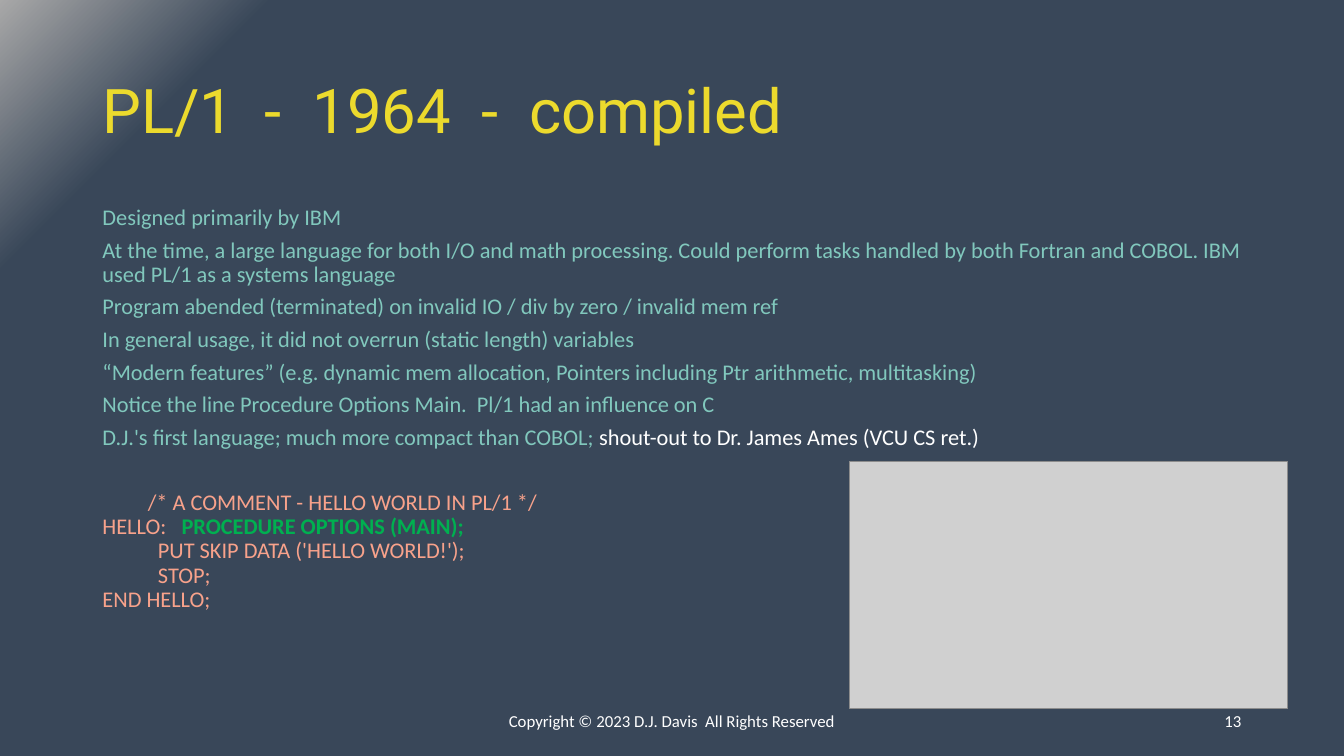
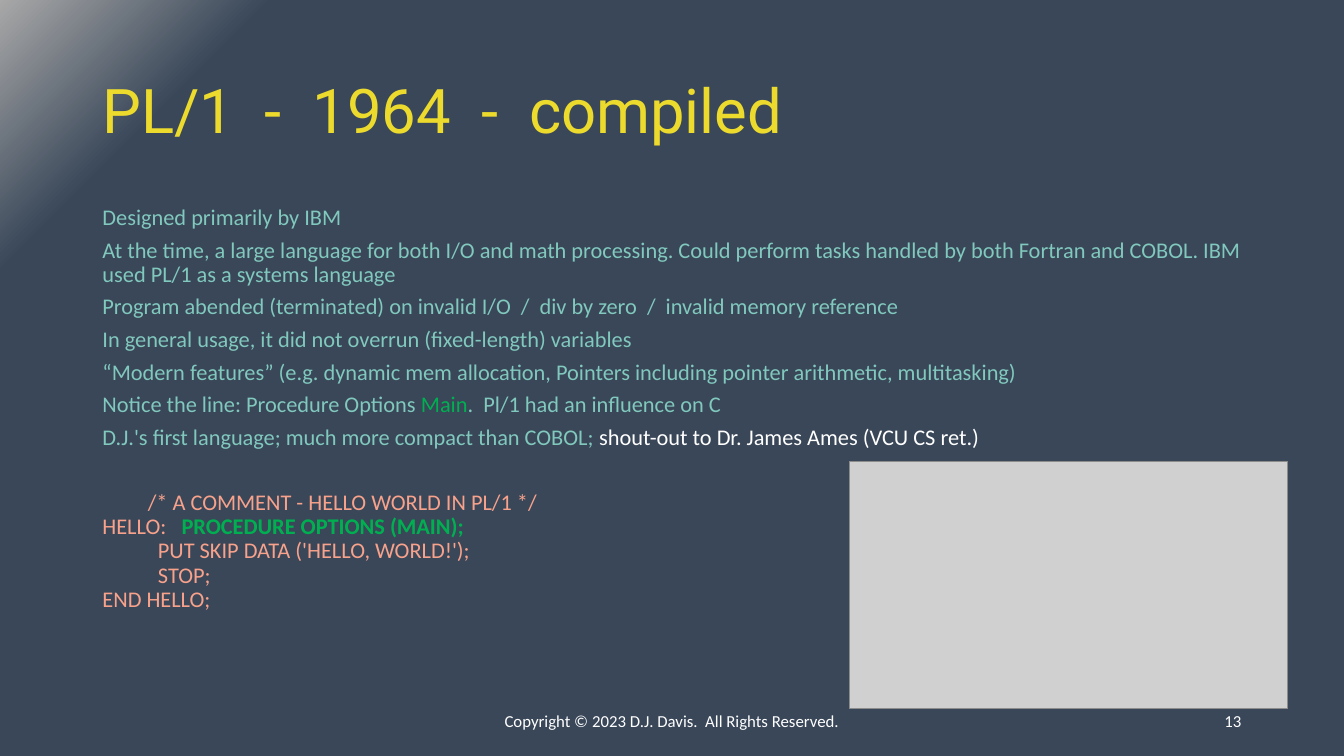
Before and after one commit to ipv3/DC31-BIC, a slide deck: slide 13 of Presentation.pptx. Drawn at 1344x756 pixels with LibreOffice and Linux fonts; fonts in the diff are those of the drawing; grey boxes stand for pictures. Boxes give left, top, right and bottom in pixels: in the first picture for what was removed or moved away, otherwise in the second. Text is boxed around its words. In the diff, an @@ line names an element or a change of style, - is before the commit and + after.

```diff
--- a/Presentation.pptx
+++ b/Presentation.pptx
@@ text at (102, 298, 1016, 416): text changed @@
-Program abended (terminated) on invalid IO / div by zero / invalid mem ref
-In general usage, it did not overrun (static length) variables
-“Modern features” (e.g. dynamic mem allocation, Pointers including Ptr arithmetic, multitasking)
-Notice the line Procedure Options Main. Pl/1 had an influence on C
+Program abended (terminated) on invalid I/O / div by zero / invalid memory reference
+In general usage, it did not overrun (fixed-length) variables
+“Modern features” (e.g. dynamic mem allocation, Pointers including pointer arithmetic, multitasking)
+Notice the line: Procedure Options Main. Pl/1 had an influence on C
@@ text at (158, 542, 470, 561): text changed @@
-PUT SKIP DATA ('HELLO WORLD!');
+PUT SKIP DATA ('HELLO, WORLD!');
@@ text at (505, 715, 839, 730): text changed @@
-Copyright © 2023 D.J. Davis All Rights Reserved
+Copyright © 2023 D.J. Davis. All Rights Reserved.
```
Also in this commit, not shown: 51 other slides changed, 1 slide added, 1 slide removed, 1 other file.
